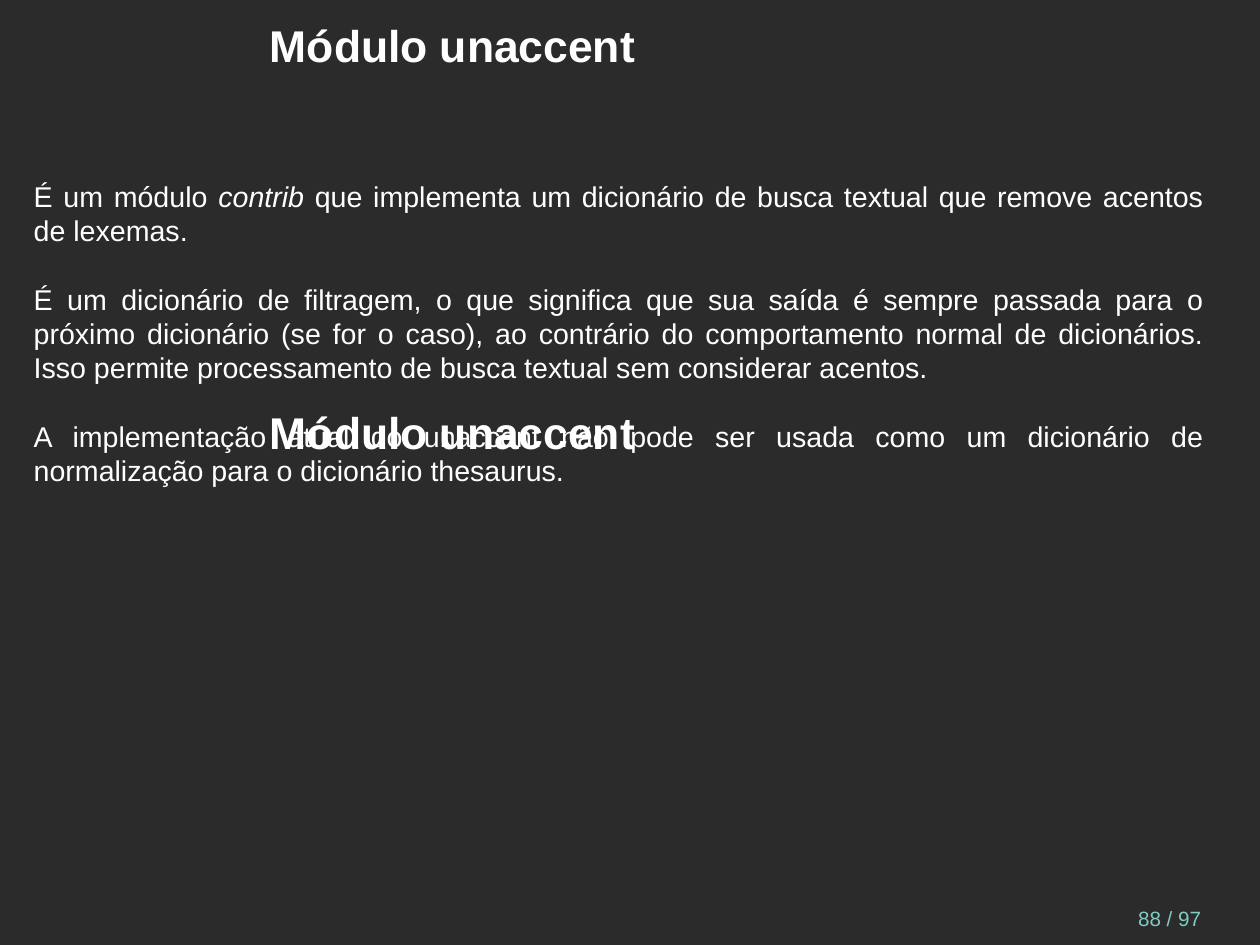
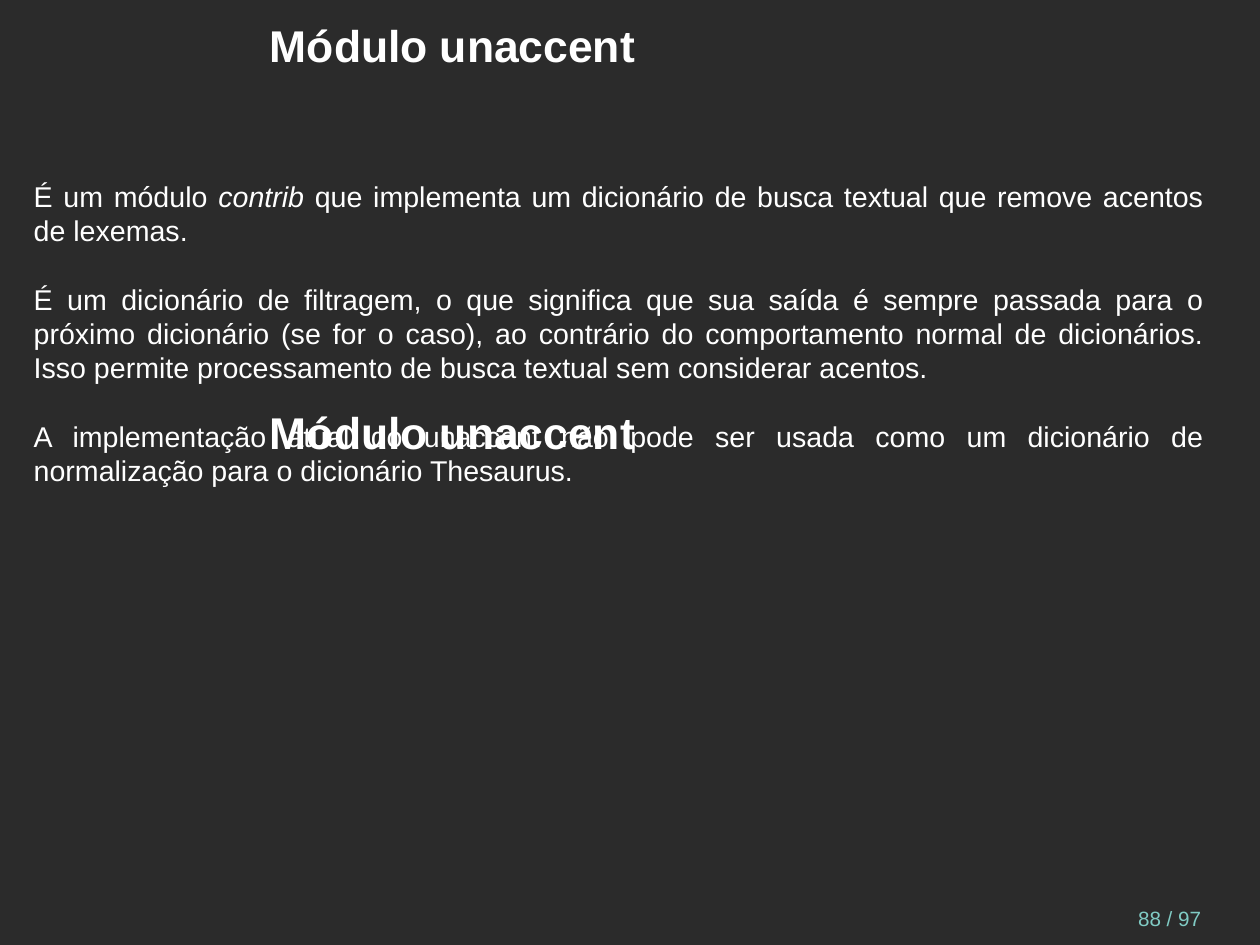
Before and after one commit to juliano777/db_fts, a slide deck: slide 88 of fts_pt-br.odp. Drawn at 1260x945 pixels with LibreOffice and Linux fonts; fonts in the diff are those of the drawing; background and template pictures are left out; a plain dark background stands for a picture behind light text. Boxes give left, top, right and bottom in pixels: in the first picture for what was removed or moved away, otherwise in the second. Text is boxed around its words. In the diff, an @@ line names an element or a change of style, - is before the commit and + after.

```diff
--- a/fts_pt-br.odp
+++ b/fts_pt-br.odp
@@ text at (34, 425, 1203, 487): text changed @@
-A implementação atual do unaccent não pode ser usada como um dicionário de normalização para o dicionário thesaurus.
+A implementação atual do unaccent não pode ser usada como um dicionário de normalização para o dicionário Thesaurus.
```
Also in this commit, not shown: 17 other slides changed, 5 other files.
